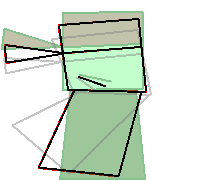
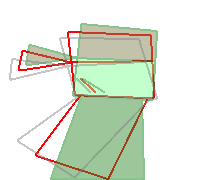
The second (200, 180) image is a revision of the first. Changes to its layers:
painted on "art" over [1, 11, 158, 180]
painted on "sketch" over [1, 11, 158, 180]
painted on "Background" over [1, 11, 158, 180]
